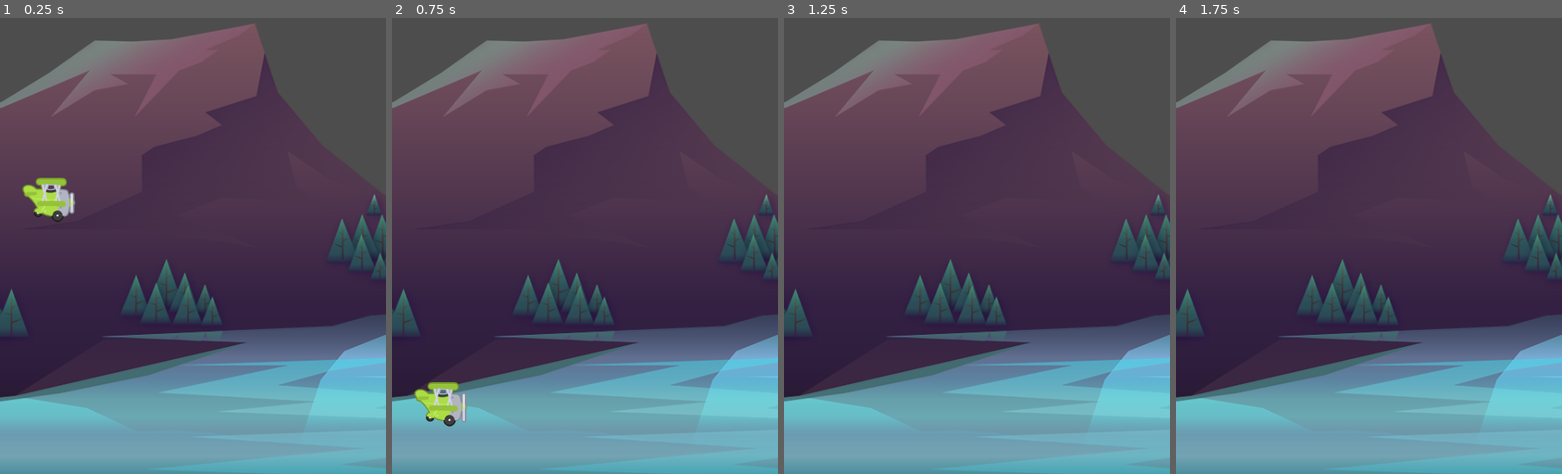
Above: before the commit, frames 1-4 (left to right).
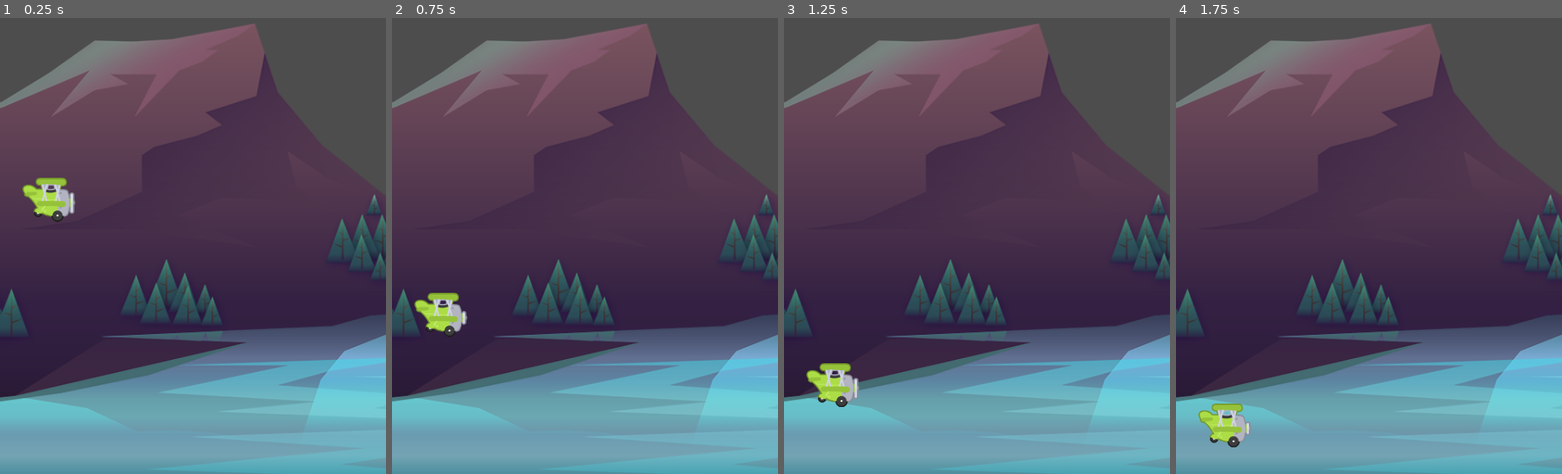
Above: after the commit, the same moments.

Repository: EmilyGreeen/UdemyGodotTappyPlane
Game: Godot game, scene res://scenes/game/game.tscn
Same seed, same stepped clock (60 frames per second), same inputs: the game is played once before the commit and once after it.
Inputs:
- Up to frame 1 (0.25 s): no input
- Up to frame 2 (0.75 s): tap Space (fly) at 0.6 s
- Up to frame 3 (1.25 s): no input
- Up to frame 4 (1.75 s): tap Space (fly) at 1.35 s

Frame 1 is identical in both runs. In frame 2, 1.8% of the frame differs, in the area x 5-20%, y 60-90%; in frame 3, 0.9%; in frame 4, 0.9%.

Commit message:
functional jump

Diff:
--- a/scenes/plane/plane.gd
+++ b/scenes/plane/plane.gd
@@ -1,6 +1,7 @@
 extends CharacterBody2D
 
 const GRAVITY: float = 1000.0
+const POWER: float = -200.0
 
 # Called when the node enters the scene tree for the first time.
 func _ready() -> void:
@@ -12,9 +13,12 @@
 
 	velocity.y += GRAVITY * delta
 
+	fly()
+
 	move_and_slide()
 
 
 func fly() -> void:
 	if Input.is_action_just_pressed("fly"):
 		print("jump!")
+		velocity.y = POWER
--- a/scenes/plane/plane.tscn
+++ b/scenes/plane/plane.tscn
@@ -14,7 +14,7 @@
 sprite_frames = ExtResource("2_sy48n")
 animation = &"fly"
 autoplay = "fly"
-frame_progress = 0.918451
+frame_progress = 0.468986
 
 [node name="CollisionShape2D" type="CollisionShape2D" parent="."]
 shape = SubResource("CircleShape2D_cpga1")
